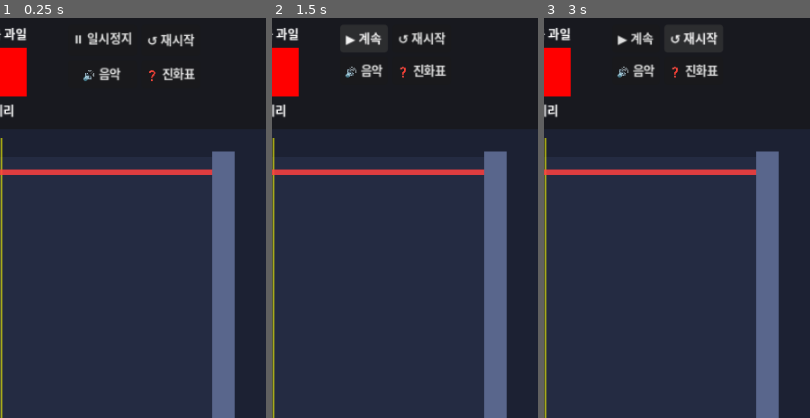
Above: before the commit, frames 1-3 (left to right).
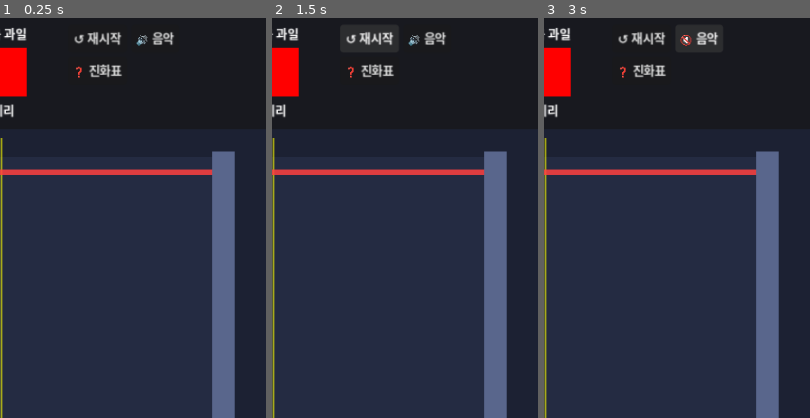
Above: after the commit, the same moments.

Repository: k-aaron/watermelon
Game: Godot game, scene res://scenes/MainGame.tscn
The game is run twice, just before and just after one commit, with the same random seed, the same clock (stepped at 60 frames per second) and the same inputs.
Inputs (mouse positions are % of the whole screen's width and height, from its top left):
- Up to frame 1 (0.25 s): no input
- Up to frame 2 (1.5 s): click (69, 3) at 0.5 s, where only the run before the commit has a clickable "⏸ 일시정지"; click (68, 3) at 1.25 s, where only the run after the commit has a clickable "↺ 재시작"
- Up to frame 3 (3 s): click (68, 3) at 2 s, where only the run after the commit has a clickable "↺ 재시작"; click (79, 3) at 2.75 s, where only the run after the commit has a clickable "🔊 음악"
The pictures show only the part of the screen within x 50-100%, y 0-50%; the shares and areas given below are measured in that part.

The runs differ from the first frame. In frame 1, 1.6% of the frame differs, in the area x 27-74%, y 3-16%; in frame 2, 1.4%; in frame 3, 1.4%.

Commit message:
feat: 일시정지 버튼 제거
PauseButton 노드, _on_pause_button_pressed 핸들러, 관련 시그널 연결 삭제.
get_tree().paused 가드도 함께 제거.

Co-Authored-By: Claude Sonnet 4.6 <noreply@anthropic.com>

Diff:
--- a/scenes/MainGame.tscn
+++ b/scenes/MainGame.tscn
@@ -163,11 +163,6 @@
 offset_right = 474.0
 offset_bottom = 94.0
 
-[node name="PauseButton" type="Button" parent="UI/HUDPanel/ButtonSection"]
-layout_mode = 2
-text = "⏸ 일시정지"
-theme_override_font_sizes/font_size = 11
-
 [node name="RestartButton" type="Button" parent="UI/HUDPanel/ButtonSection"]
 layout_mode = 2
 text = "↺ 재시작"
--- a/scripts/game/FruitSpawner.gd
+++ b/scripts/game/FruitSpawner.gd
@@ -70,7 +70,7 @@
 	add_child(drop_preview_line)
 
 func _unhandled_input(event):
-	if get_tree().paused or not can_drop or not game_manager.is_game_active:
+	if not can_drop or not game_manager.is_game_active:
 		return
 
 	if event is InputEventMouseMotion:
--- a/scripts/managers/GameManager.gd
+++ b/scripts/managers/GameManager.gd
@@ -48,7 +48,6 @@
 func connect_signals():
 	game_over_dialog.confirmed.connect(_on_restart_confirmed)
 	$UI/HUDPanel/ButtonSection/RestartButton.pressed.connect(_on_restart_button_pressed)
-	$UI/HUDPanel/ButtonSection/PauseButton.pressed.connect(_on_pause_button_pressed)
 	$UI/HUDPanel/ButtonSection/MuteButton.pressed.connect(_on_mute_button_pressed)
 	$UI/HUDPanel/ButtonSection/EvolutionButton.pressed.connect($EvolutionPanel.toggle)
 	score_manager.score_changed.connect(_on_score_changed)
@@ -131,7 +130,6 @@
 	game_over_dialog.popup_centered()
 
 func restart_game():
-	get_tree().paused = false
 	for fruit in fruits_container.get_children():
 		fruit.queue_free()
 	score_manager.reset_score()
@@ -147,13 +145,6 @@
 func _on_restart_button_pressed():
 	restart_game()
 
-func _on_pause_button_pressed():
-	get_tree().paused = !get_tree().paused
-	var button: Button = $UI/HUDPanel/ButtonSection/PauseButton
-	button.text = "▶ 계속" if get_tree().paused else "⏸ 일시정지"
-	if not get_tree().paused:
-		fruit_spawner.can_drop = true
-
 func _on_mute_button_pressed():
 	_muted = !_muted
 	audio_manager.set_master_volume(0.0 if _muted else 1.0)
